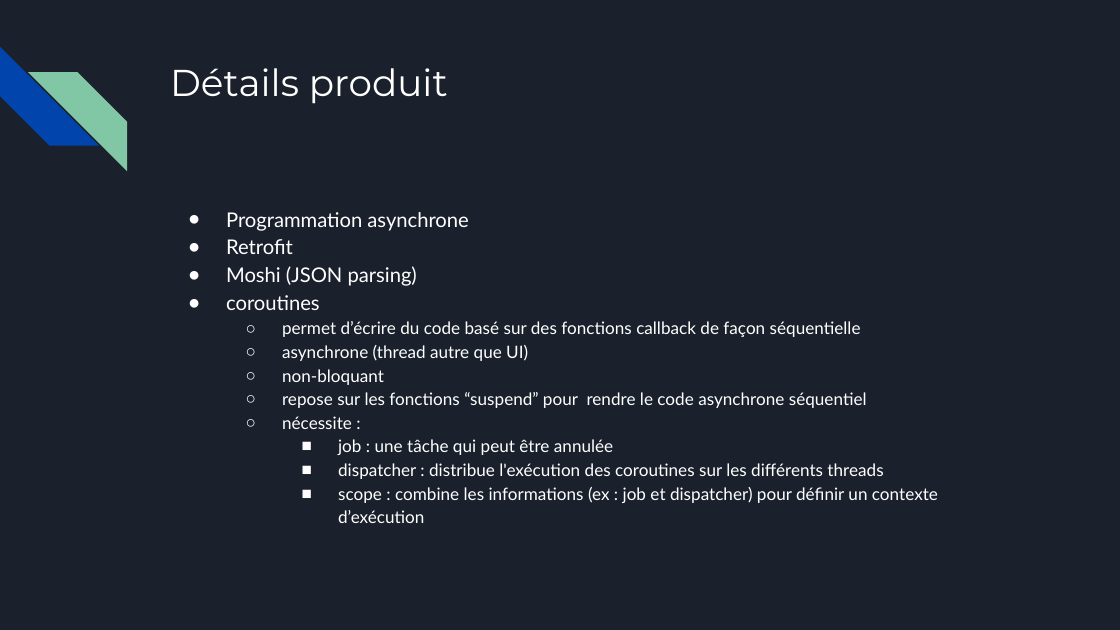
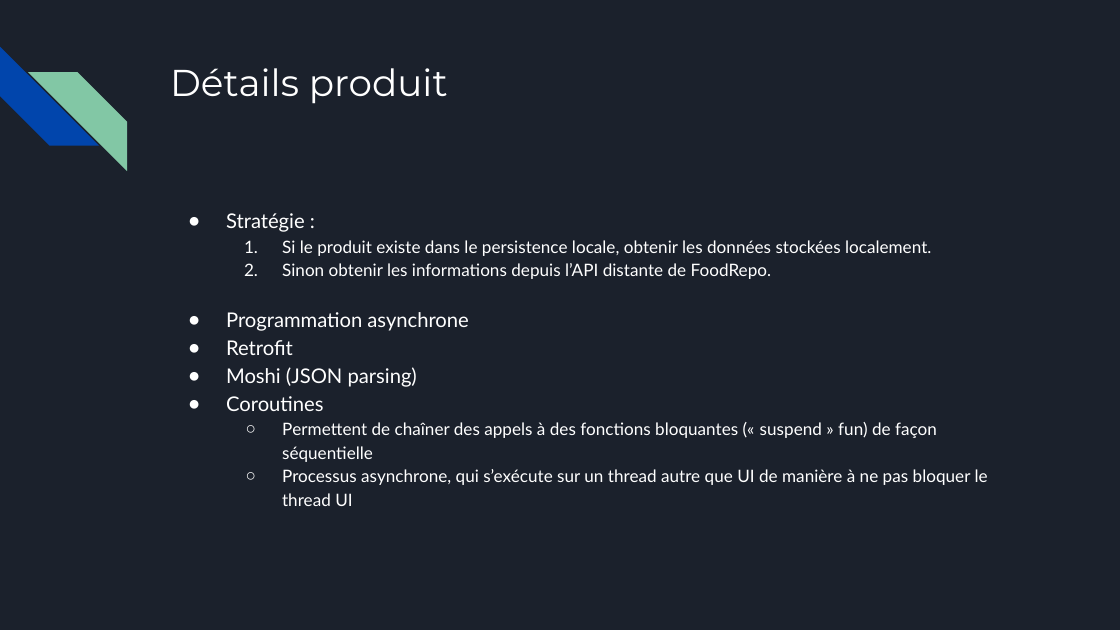
Before and after one commit to mofobo/food-scanner, a slide deck: slide 8 of presentation/food-scanner.pptx (slide 9 before the commit). Drawn at 1120x630 pixels with LibreOffice and Linux fonts; fonts in the diff are those of the drawing. Boxes give left, top, right and bottom in pixels: in the first picture for what was removed or moved away, otherwise in the second. Text is boxed around its words. In the diff, an @@ line names an element or a change of style, - is before the commit and + after.

```diff
--- a/presentation/food-scanner.pptx
+++ b/presentation/food-scanner.pptx
@@ text at (x1=226, y1=213, x2=931, y2=279): paragraphs added @@
+● Stratégie :
+  1. Si le produit existe dans le persistence locale, obtenir les données stockées localement.
+  2. Sinon obtenir les informations depuis l’API distante de FoodRepo.
@@ text at (x1=226, y1=396, x2=988, y2=506): text changed @@
-● coroutines
-  ○ permet d’écrire du code basé sur des fonctions callback de façon séquentielle
-  ○ asynchrone (thread autre que UI)
-  ○ non-bloquant
-  ○ repose sur les fonctions “suspend” pour rendre le code asynchrone séquentiel
-  ○ nécessite :
-    ■ job : une tâche qui peut être annulée
-    ■ dispatcher : distribue l'exécution des coroutines sur les différents threads
-    ■ scope : combine les informations (ex : job et dispatcher) pour définir un contexte d’exécution
+● Coroutines
+  ○ Permettent de chaîner des appels à des fonctions bloquantes (« suspend » fun) de façon séquentielle
+  ○ Processus asynchrone, qui s’exécute sur un thread autre que UI de manière à ne pas bloquer le thread UI
```
Also in this commit, not shown: 5 other slides changed, 1 slide removed.
